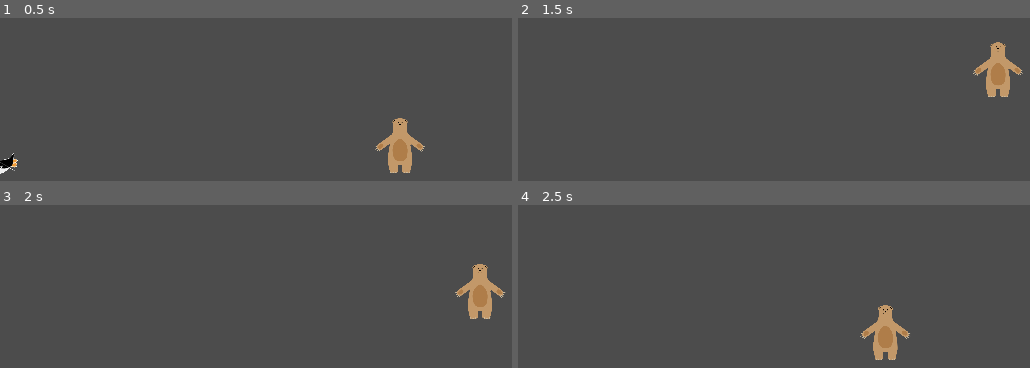
Above: before the commit, frames 1-4 (two rows, left to right).
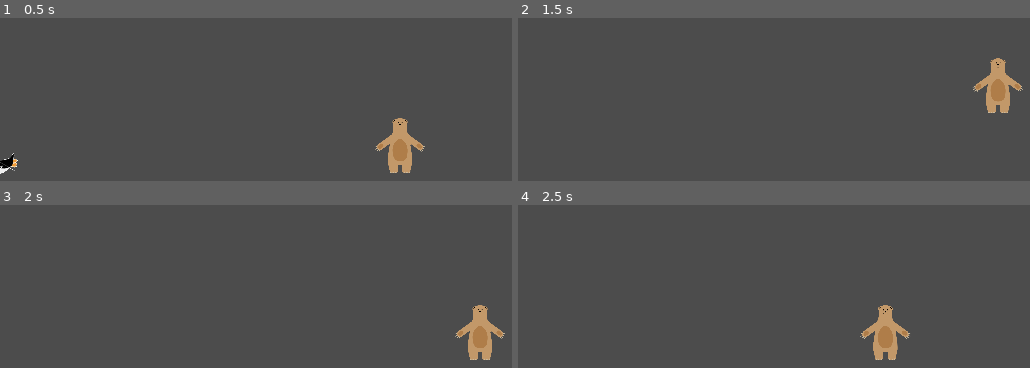
Above: after the commit, the same moments.

Repository: lendroit/ice-bear
Game: Godot game, scene res://World.tscn
The game is run twice, just before and just after one commit, with the same random seed, the same clock (stepped at 60 frames per second) and the same inputs.
Inputs:
- Up to frame 1 (0.5 s): no input
- Up to frame 2 (1.5 s): hold Space (jump) 0.53-1.28 s; hold Right (walk_right) from 0.53 s (still down); tap Space (jump) at 1.35 s
- Up to frame 3 (2 s): keep holding Right (walk_right); tap Space (jump) at 1.52, 1.82 s
- Up to frame 4 (2.5 s): release Right (walk_right) at 2.03 s; hold Left (walk_left) from 2.03 s (still down); hold Space (jump) from 2.03 s (still down)

Frame 1 is identical in both runs. In frame 2, 1.8% of the frame differs, in the area x 88-99%, y 14-59%; in frame 3, 2.7%, in the area x 88-99%, y 36-96%; in frame 4, less than 0.1%.

Commit message:
add hover, kind of

Diff:
--- a/Player.gd
+++ b/Player.gd
@@ -1,13 +1,15 @@
 extends KinematicBody2D
 
 export (int) var speed = 400
+export (int) var hover_speed = 400
 export (int) var jump_speed = -1100
 export (int) var gravity = 4000
 
 var velocity = Vector2.ZERO
-var double_jumped = false
+var has_double_jumped = false
 
 export (float, 0, 1.0) var friction = 0.1
+export (float, 0, 1.0) var air_friction = 0.5
 export (float, 0, 1.0) var acceleration = 0.25
 
 func get_input():
@@ -21,21 +23,21 @@
 	else:
 		velocity.x = lerp(velocity.x, 0, friction)
 
-#func get_input():
-#	velocity.x = 0
-#	if Input.is_action_pressed("walk_right"):
-#		velocity.x += speed
-#	if Input.is_action_pressed("walk_left"):
-#		velocity.x -= speed
-
 func _physics_process(delta):
 	get_input()
-	velocity.y += gravity * delta
-	velocity = move_and_slide(velocity, Vector2.UP)
 	if Input.is_action_just_pressed("jump"):
 		if is_on_floor():
-			double_jumped = false
+			has_double_jumped = false
 			velocity.y = jump_speed
-		elif not double_jumped:
-			double_jumped = true
+		elif not has_double_jumped:
+			has_double_jumped = true
 			velocity.y = jump_speed
+	#elif Input.is_action_pressed("jump"):
+	#	velocity.y += gravity / 2 * delta
+
+	#elif Input.is_action_just_released("jump") && velocity.y<0:
+	elif Input.is_action_just_released("jump"):
+		velocity.y = lerp(velocity.y, hover_speed, air_friction)
+	else:
+		velocity.y += gravity * delta
+	velocity = move_and_slide(velocity, Vector2.UP)
